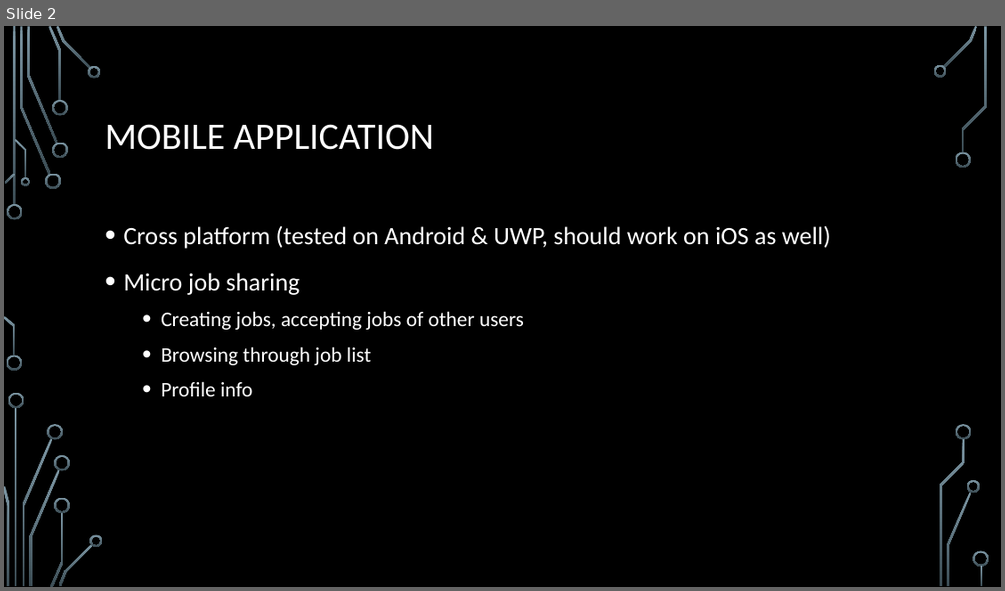
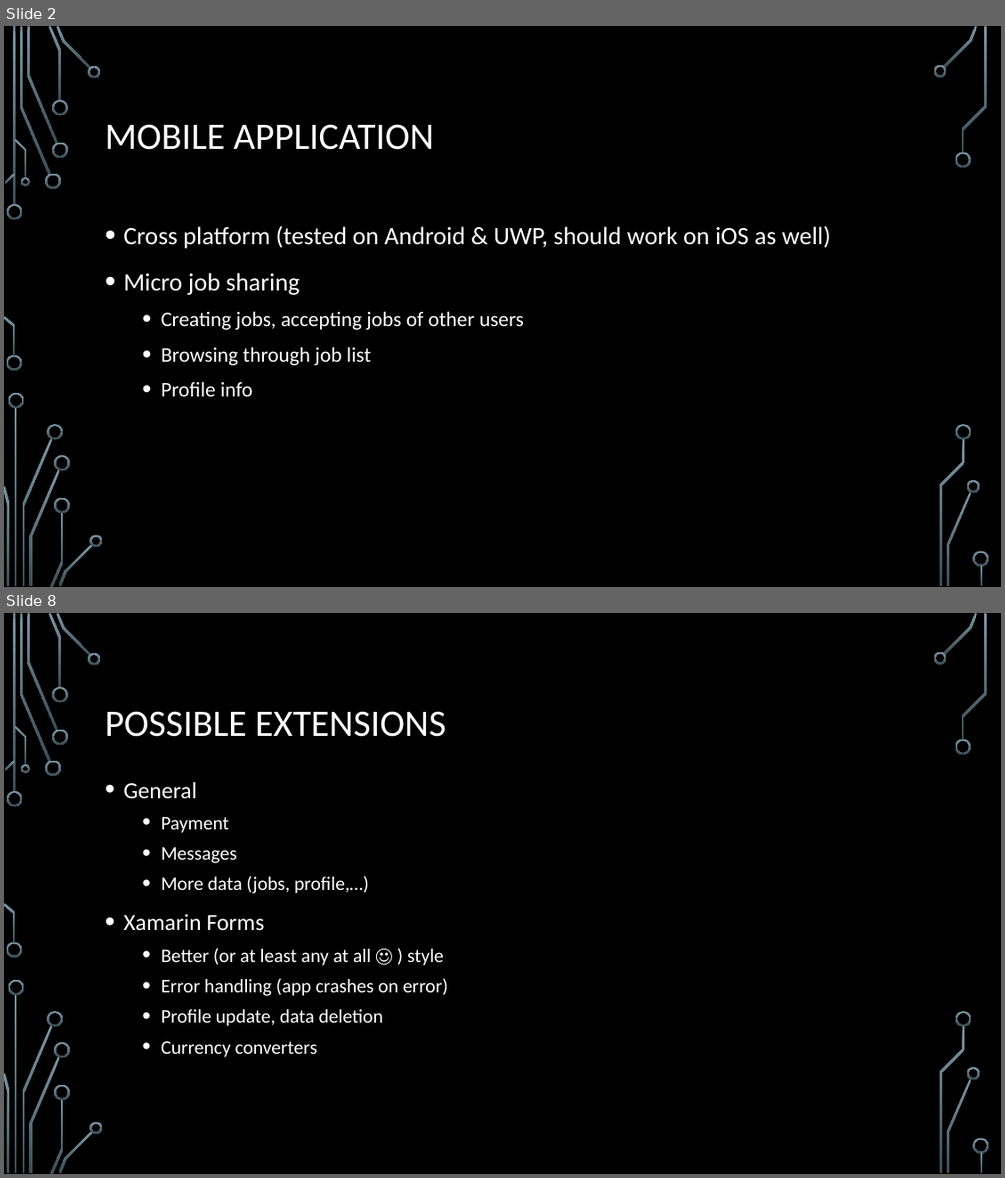
Before and after one commit to gabikadlecova/MicroBee, a slide deck: MicrobeeJobs.pptx. Shown one above the other, each under a label of ours: slide 2 before the commit, slides 2 and 8 after it; the slides between them are not shown. The pictures are 1005x591 and 1005x1178 pixels, drawn with LibreOffice and Linux fonts; fonts in the diff are those of the drawing; background and template pictures are left out. Boxes give left, top, right and bottom in pixels: in the first picture for what was removed or moved away, otherwise in the second. Text is boxed around its words. In the diff, an @@ line names an element or a change of style, - is before the commit and + after.

```diff
--- a/MicrobeeJobs.pptx
+++ b/MicrobeeJobs.pptx
@@ slide 8 added at (x1=4, y1=613, x2=1001, y2=1174), background picture (left out); not listed: 36 template elements that a slide beside it also shows @@
@@ title added at (x1=105, y1=711, x2=445, y2=737), 36 pt, text #FFFFFF @@
+POSSIBLE EXTENSIONS
@@ text added at (x1=123, y1=782, x2=448, y2=1057), 18.5 pt, text #FFFFFF @@
+• General
+  • Payment
+  • Messages
+  • More data (jobs, profile,…)
+• Xamarin Forms
+  • Better (or at least any at all ☺ ) style
+  • Error handling (app crashes on error)
+  • Profile update, data deletion
+  • Currency converters
```
Also in this commit, not shown: 1 slide changed, 5 other slides added.
